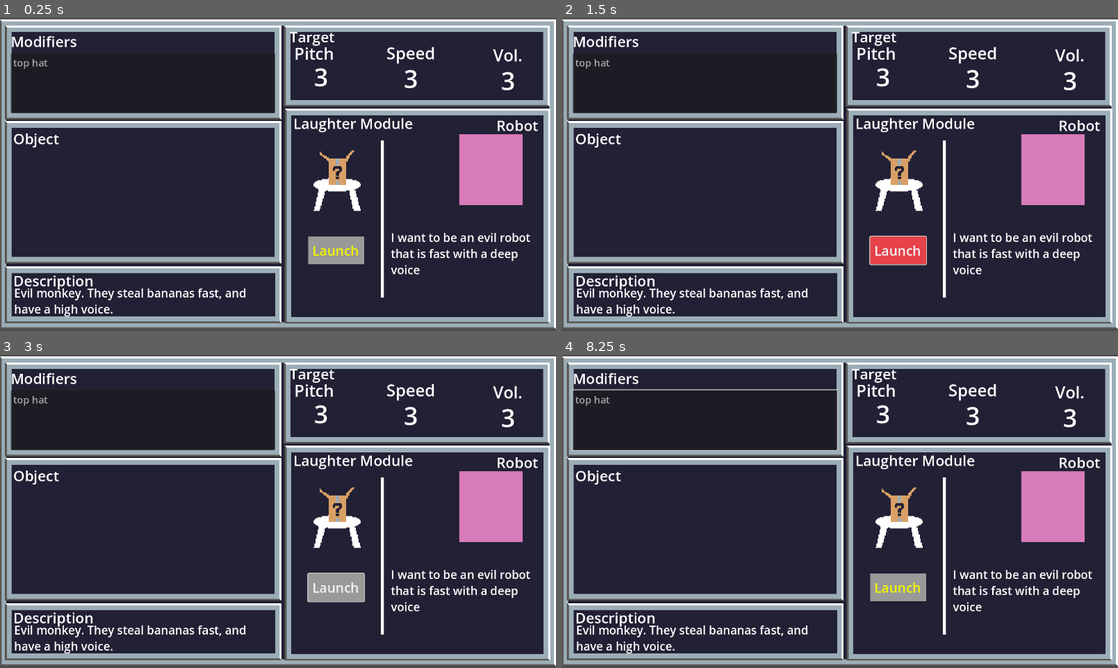
Above: before the commit, frames 1-4 (two rows, left to right).
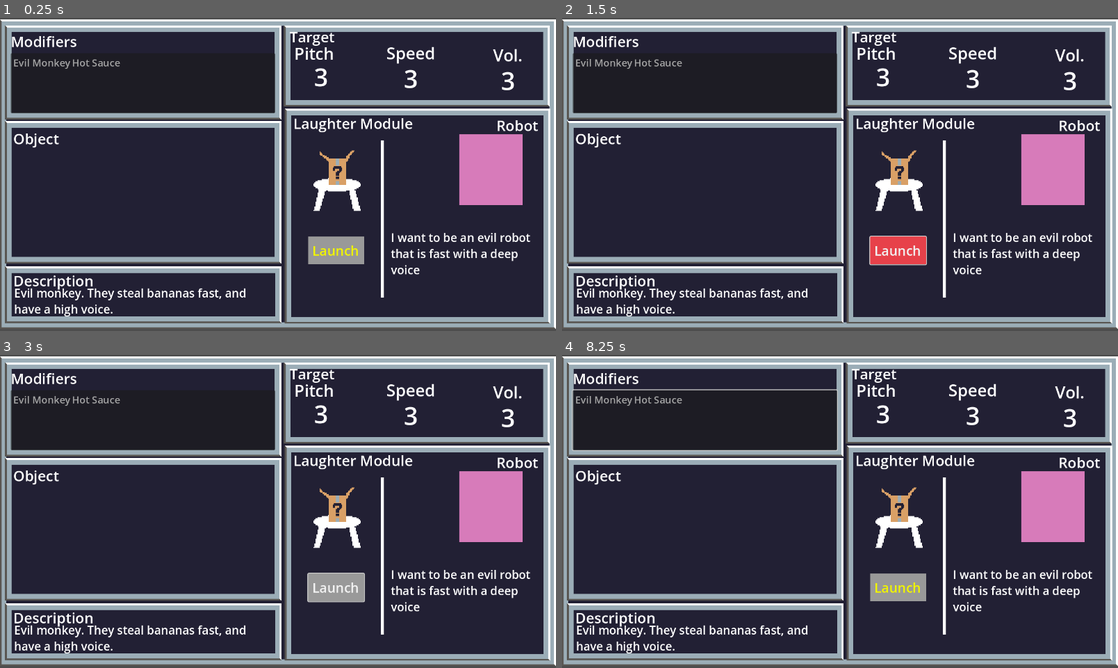
Above: after the commit, the same moments.

Repository: DaniKog/milaugh
Game: Godot game, scene res://scenes/main_game_scene_zach.tscn
Same seed, same stepped clock (60 frames per second), same inputs: the game is played once before the commit and once after it.
Inputs (mouse positions are in pixels of both pictures, inside the frame that each line leads up to):
- Up to frame 1 (0.25 s): no input
- Up to frame 2 (1.5 s): click "Launch" at 0.5 s; click "Launch" at 1.25 s
- Up to frame 3 (3 s): click "Launch" at 2 s; tap Enter at 2.75 s; move the mouse to (400, 495) at 2.77 s; click (400, 495) at 2.92 s
- Up to frame 4 (8.25 s): tap Space at 3.5, 5, 6.5 s; drag from (728, 527) to (912, 527) at 3.52 s; tap Enter at 4.25, 5.75 s; move the mouse to (895, 442) at 4.27 s; click (895, 442) at 4.42 s; drag from (812, 574) to (673, 464) at 5.02 s; move the mouse to (1006, 558) at 5.77 s; click (1006, 558) at 5.92 s; drag from (673, 464) to (912, 527) at 6.52 s; move the mouse to (867, 511) at 7.27 s; click (867, 511) at 7.42 s; drag from (756, 433) to (728, 527) at 8.02 s

The runs differ from the first frame. In frame 1, 0.2% of the frame differs, in the area x 2-22%, y 13-17%; in frame 2, 0.2%; in frame 3, 0.2%; in frame 4, 0.2%.

Commit message:
Clean up unnecessary resources, flesh out ModuleData resources

Diff:
--- a/resources/module-data.gd
+++ b/resources/module-data.gd
@@ -2,13 +2,15 @@
 class_name ModuleData
 
 @export var name: String
+@export var description: String
 @export var icon: Resource
 @export var pitch: float
 @export var speed: float
 @export var volume: float
 
-func _init(p_name = "", p_icon = null, p_pitch = 0, p_speed = 0, p_volume = 0):
+func _init(p_name = "", p_description = "", p_icon = null, p_pitch = 0, p_speed = 0, p_volume = 0):
 	name = p_name
+	description = p_description
 	icon = p_icon
 	pitch = p_pitch
 	speed = p_speed
--- a/resources/module-datas/top-hat.tres
+++ b/resources/module-datas/evil-monkey.tres
@@ -4,7 +4,8 @@
 
 [resource]
 script = ExtResource("1_umowq")
-name = "top hat"
-pitch = 0.5
-speed = -0.5
-volume = -0.1
+name = "Evil Monkey"
+description = "Derived from an extinct species. This particular monkey is said to have had an evil streak, keep bananas away at all costs."
+pitch = 2.08165e-12
+speed = 1.0
+volume = 2.08165e-12
--- /dev/null
+++ b/resources/module-datas/hot-sauce.tres
@@ -0,0 +1,11 @@
+[gd_resource type="Resource" script_class="ModuleData" load_steps=2 format=3 uid="uid://cx6r20fgaukq2"]
+
+[ext_resource type="Script" path="res://resources/module-data.gd" id="1_c8pw0"]
+
+[resource]
+script = ExtResource("1_c8pw0")
+name = "Hot Sauce"
+description = "A somewhat masochistic food seasoning. Common side effects include sweating, hallucinations and a shriekier voice"
+pitch = 2.0
+speed = 2.08165e-12
+volume = 2.08165e-12
--- a/scenes/gameplay-ui.tscn
+++ /dev/null
@@ -1,63 +0,0 @@
-[gd_scene load_steps=6 format=3 uid="uid://bru85orlng6rv"]
-
-[ext_resource type="Texture2D" uid="uid://ch2pujv2mefim" path="res://art/ui-fg.png" id="1_01vmb"]
-[ext_resource type="Script" path="res://scripts/gameplay-ui.gd" id="1_jcjrs"]
-[ext_resource type="PackedScene" uid="uid://cp8l5am3ohu3y" path="res://scenes/voicebox.tscn" id="3_n6fij"]
-[ext_resource type="PackedScene" uid="uid://bwewl02e6wd40" path="res://scenes/LaughterModule.tscn" id="4_ikrtb"]
-
-[sub_resource type="LabelSettings" id="LabelSettings_o4os5"]
-font_size = 32
-
-[node name="GameplayUI" type="Control"]
-layout_mode = 3
-anchors_preset = 15
-anchor_right = 1.0
-anchor_bottom = 1.0
-grow_horizontal = 2
-grow_vertical = 2
-script = ExtResource("1_jcjrs")
-
-[node name="Split" type="HBoxContainer" parent="."]
-layout_mode = 1
-anchors_preset = 15
-anchor_right = 1.0
-anchor_bottom = 1.0
-grow_horizontal = 2
-grow_vertical = 2
-
-[node name="LeftPane" type="VBoxContainer" parent="Split"]
-layout_mode = 2
-size_flags_horizontal = 3
-
-[node name="Label" type="Label" parent="Split/LeftPane"]
-layout_mode = 2
-text = "Modules"
-label_settings = SubResource("LabelSettings_o4os5")
-
-[node name="ItemList" type="ItemList" parent="Split/LeftPane"]
-unique_name_in_owner = true
-layout_mode = 2
-size_flags_vertical = 3
-item_count = 2
-max_columns = 3
-same_column_width = true
-icon_mode = 0
-item_0/text = "Top Hat"
-item_0/icon = ExtResource("1_01vmb")
-item_0/selectable = false
-item_1/text = "Umbrella"
-item_1/icon = ExtResource("1_01vmb")
-item_1/selectable = false
-
-[node name="RightPane" type="VBoxContainer" parent="Split"]
-layout_mode = 2
-size_flags_horizontal = 3
-
-[node name="Voicebox" parent="Split/RightPane" instance=ExtResource("3_n6fij")]
-layout_mode = 2
-
-[node name="LaughterModule" parent="." instance=ExtResource("4_ikrtb")]
-
-[connection signal="item_clicked" from="Split/LeftPane/ItemList" to="." method="_on_item_list_item_clicked"]
-[connection signal="mouse_entered_voicebox" from="Split/RightPane/Voicebox" to="." method="_on_mouse_entered_voicebox"]
-[connection signal="mouse_exited_voicebox" from="Split/RightPane/Voicebox" to="." method="_on_mouse_exited_voicebox"]
--- a/scenes/root.tscn
+++ b/scenes/root.tscn
@@ -1,6 +1,4 @@
-[gd_scene load_steps=2 format=3 uid="uid://ccjt6sikt8ub8"]
-
-[ext_resource type="PackedScene" uid="uid://bru85orlng6rv" path="res://scenes/gameplay-ui.tscn" id="1_fy4t1"]
+[gd_scene format=3 uid="uid://ccjt6sikt8ub8"]
 
 [node name="Root" type="Control"]
 layout_mode = 3
@@ -9,9 +7,3 @@
 anchor_bottom = 1.0
 grow_horizontal = 2
 grow_vertical = 2
-
-[node name="GameplayUI" parent="." instance=ExtResource("1_fy4t1")]
-layout_mode = 2
-anchors_preset = 0
-size_flags_horizontal = 3
-size_flags_vertical = 3
--- a/scenes/voicebox.tscn
+++ /dev/null
@@ -1,34 +0,0 @@
-[gd_scene load_steps=3 format=3 uid="uid://cp8l5am3ohu3y"]
-
-[ext_resource type="Script" path="res://scripts/voicebox.gd" id="1_lbnhk"]
-
-[sub_resource type="RectangleShape2D" id="RectangleShape2D_nv6br"]
-
-[node name="Voicebox" type="Control"]
-layout_mode = 3
-anchors_preset = 15
-anchor_right = 1.0
-anchor_bottom = 1.0
-grow_horizontal = 2
-grow_vertical = 2
-size_flags_horizontal = 3
-size_flags_vertical = 3
-script = ExtResource("1_lbnhk")
-
-[node name="ColorRect" type="ColorRect" parent="."]
-layout_mode = 1
-anchors_preset = 15
-anchor_right = 1.0
-anchor_bottom = 1.0
-grow_horizontal = 2
-grow_vertical = 2
-mouse_filter = 1
-color = Color(0.937255, 0.356863, 1, 1)
-
-[node name="Area2D" type="Area2D" parent="."]
-
-[node name="CollisionShape2D" type="CollisionShape2D" parent="Area2D"]
-shape = SubResource("RectangleShape2D_nv6br")
-
-[connection signal="mouse_entered" from="." to="." method="_on_mouse_entered"]
-[connection signal="mouse_exited" from="." to="." method="_on_mouse_exited"]
--- a/scripts/gameplay-ui.gd
+++ b/scripts/gameplay-ui.gd
@@ -1,13 +1,13 @@
 extends Control
 
 var modules = [
-	load("res://resources/module-datas/top-hat.tres")
+	load("res://resources/module-datas/evil-monkey.tres"),
+	load("res://resources/module-datas/hot-sauce.tres")
 ]
 
 # Called when the node enters the scene tree for the first time.
 func _ready():
 	for module in modules:
-		print(module)
 		%modifier_list.add_item(module.name, module.icon)
 
 	pass # Replace with function body.
@@ -19,10 +19,11 @@
 
 
 func _on_item_list_item_clicked(index, at_position, mouse_button_index):
-	print(index)
+	%laughter_module/Laughter.SetPitch(modules[index].pitch)
+	%laughter_module/Laughter.SetSpeed(modules[index].speed)
+	%laughter_module/Laughter.SetVolume(modules[index].volume)
+	%laughter_module/Laughter.Play()
 
 	# Add module to the list of active modifiers
-	modules[index]
-	$LaughterModule.play()
 
 	pass # Replace with function body.
--- a/scripts/voicebox.gd
+++ /dev/null
@@ -1,29 +0,0 @@
-extends Control
-
-signal mouse_entered_voicebox
-signal mouse_exited_voicebox
-
-
-var mouseInside = false
-
-
-# Called when the node enters the scene tree for the first time.
-func _ready():
-	pass # Replace with function body.
-
-
-# Called every frame. 'delta' is the elapsed time since the previous frame.
-func _process(delta):
-	pass
-
-
-func _on_mouse_entered():
-	print("mouse entered voicebox")
-	mouse_entered_voicebox.emit()
-	pass # Replace with function body.
-
-
-func _on_mouse_exited():
-	print("mouse exited voicebox")
-	mouse_exited_voicebox.emit()
-	pass # Replace with function body.
